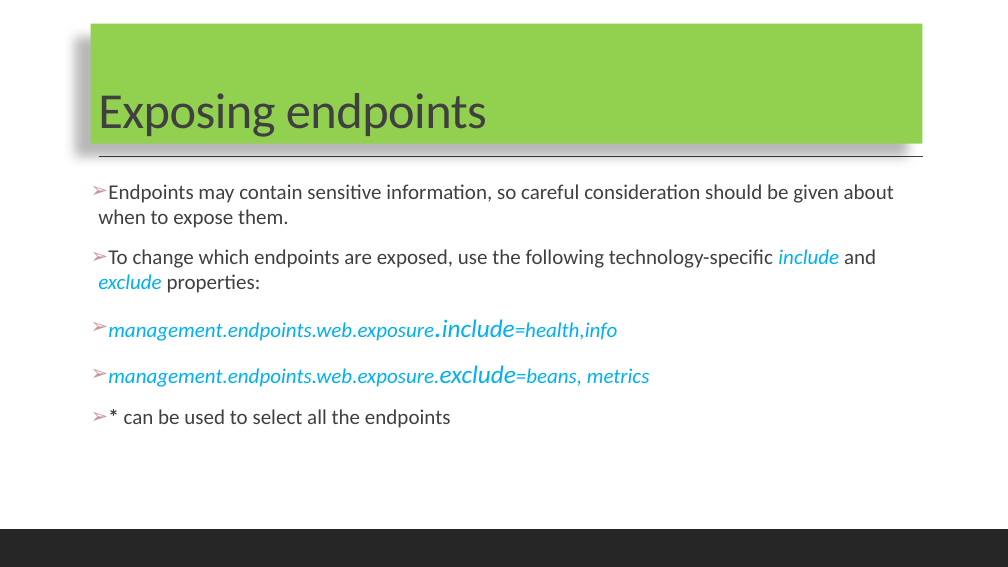
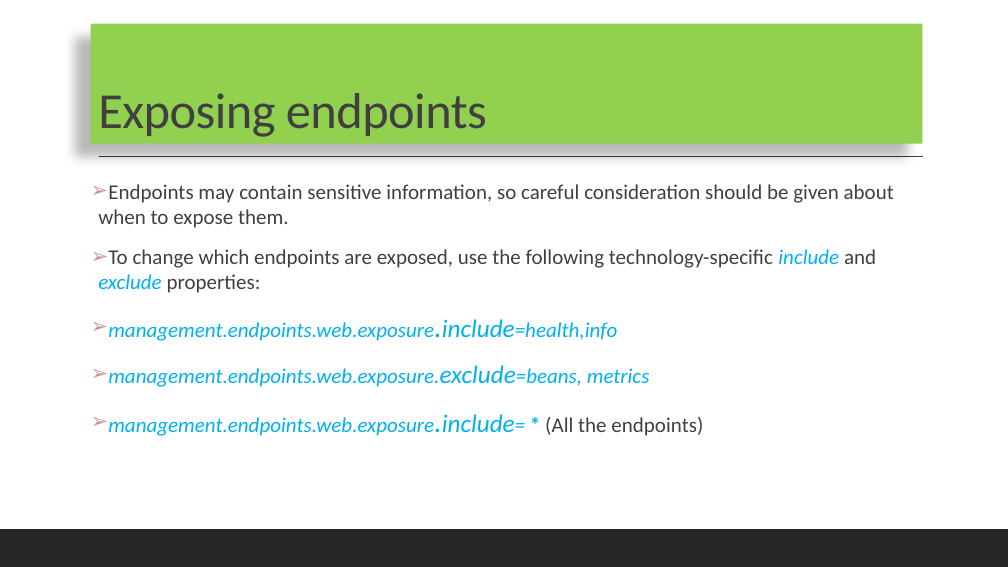
Before and after one commit to codefarm0/Microservices, a slide deck: slide 5 of ppt/Spring boot actuator.pptx. Drawn at 1008x567 pixels with LibreOffice and Linux fonts; fonts in the diff are those of the drawing. Boxes give left, top, right and bottom in pixels: in the first picture for what was removed or moved away, otherwise in the second. Text is boxed around its words. In the diff, an @@ line names an element or a change of style, - is before the commit and + after.

```diff
--- a/ppt/Spring boot actuator.pptx
+++ b/ppt/Spring boot actuator.pptx
@@ text at bbox=[108, 414, 703, 436]: text changed; text colour #404040 to #00B0F0; italic on @@
-➢ * can be used to select all the endpoints
+➢ management.endpoints.web.exposure.include= * (All the endpoints)
```
Also in this commit, not shown: 5 other slides changed, 1 slide removed, 3 other files.
